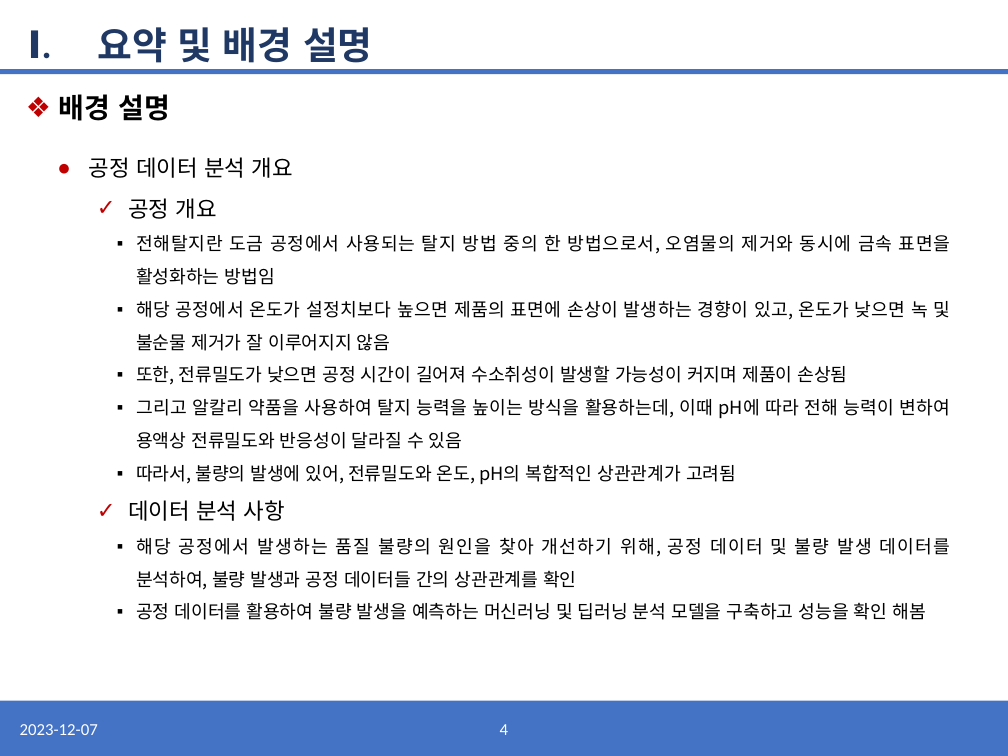
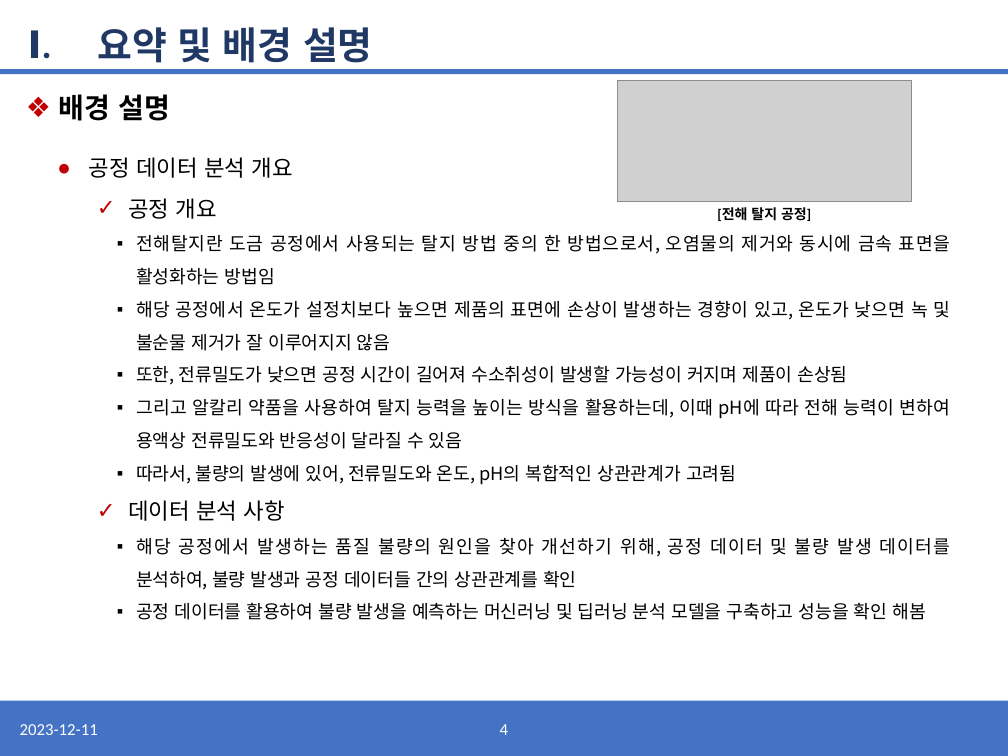
Before and after one commit to sakura09040904/Portfolio, a slide deck: slide 4 of 2. 1학년2학기/2. 산업빅데이터 분석 실제/과제/기말_과제_발표자료.pptx. Drawn at 1008x756 pixels with LibreOffice and Linux fonts; fonts in the diff are those of the drawing; grey boxes stand for pictures. Boxes give left, top, right and bottom in pixels: in the first picture for what was removed or moved away, otherwise in the second. Text is boxed around its words. In the diff, an @@ line names an element or a change of style, - is before the commit and + after.

```diff
--- a/2. 1학년2학기/2. 산업빅데이터 분석 실제/과제/기말_과제_발표자료.pptx
+++ b/2. 1학년2학기/2. 산업빅데이터 분석 실제/과제/기말_과제_발표자료.pptx
@@ picture added at box(617, 81, 911, 202) @@
@@ text added at box(717, 207, 811, 223), 10 pt, text #000000, bold @@
+[전해 탈지 공정]
@@ text at box(20, 724, 98, 735): text changed @@
-2023-12-07
+2023-12-11
```
Also in this commit, not shown: 28 other slides changed, 2 other files.
